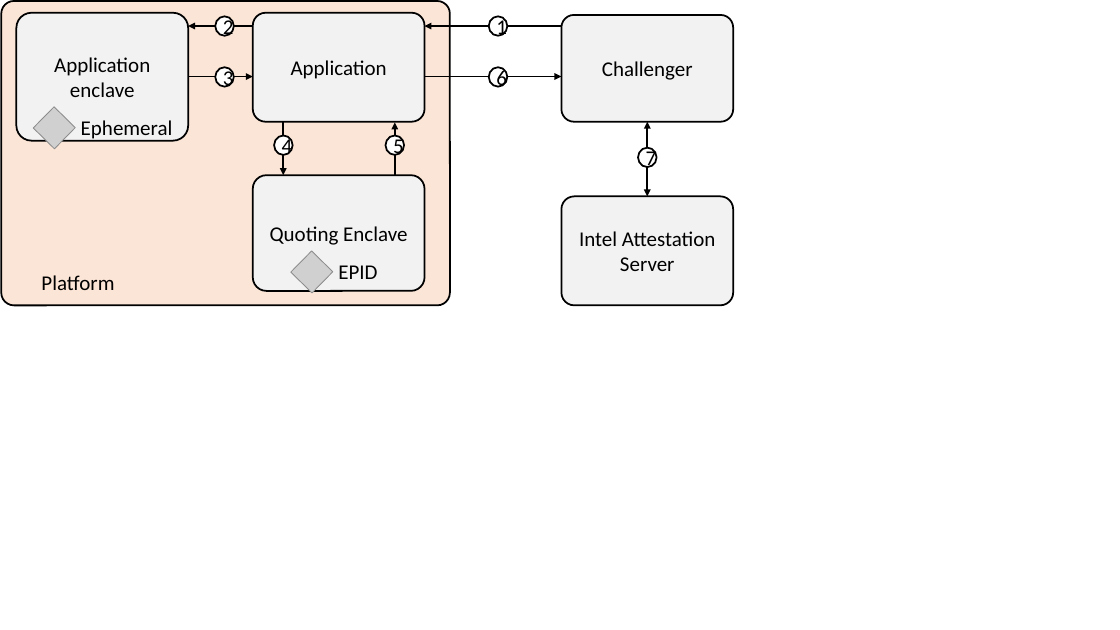
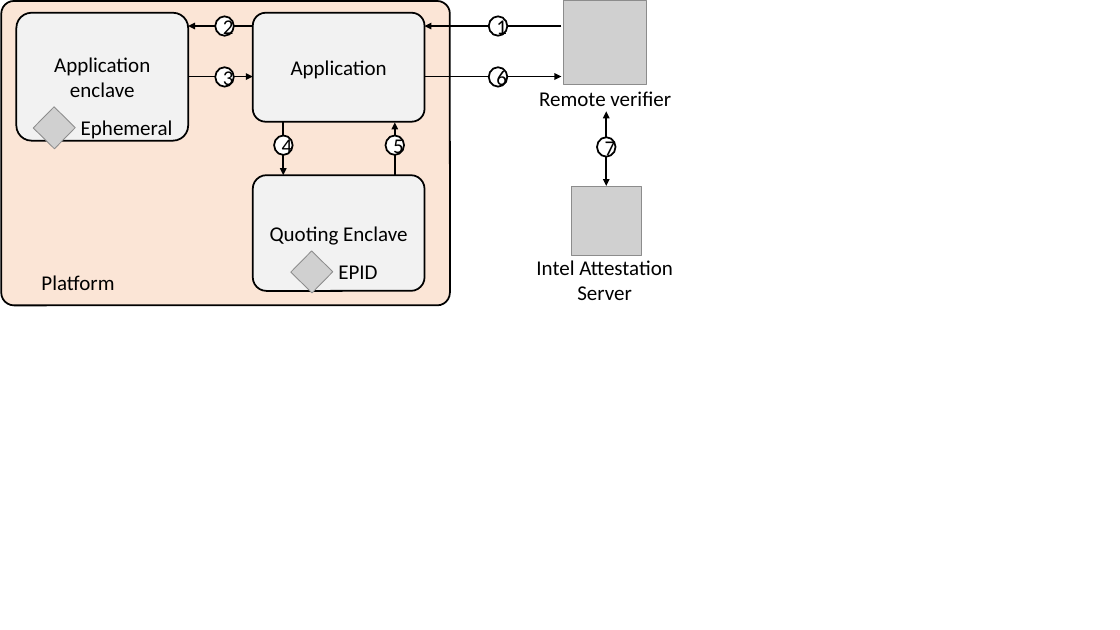
Before and after one commit to aritradhar/PhD-Thesis, a slide deck: slide 1 of chapters/background/figures/remote_attestation.pptx. Drawn at 1120x630 pixels with LibreOffice and Linux fonts; fonts in the diff are those of the drawing; grey boxes stand for pictures. Boxes give left, top, right and bottom in pixels: in the first picture for what was removed or moved away, otherwise in the second. Text is boxed around its words. In the diff, an @@ line names an element or a change of style, - is before the commit and + after.

```diff
--- a/chapters/background/figures/remote_attestation.pptx
+++ b/chapters/background/figures/remote_attestation.pptx
@@ rounded rectangle removed at <box>561,15,734,122</box> @@
-Challenger
@@ picture added at <box>563,1,647,85</box> @@
@@ text added at <box>539,91,671,106</box>, 18 pt, text #000000 @@
+Remote verifier
@@ double arrow moved from (648, 197) - (648, 122) to (607, 186) - (607, 112) @@
@@ ellipse "7": place and size @@
-ellipse "7" at <box>639,148,657,167</box>
+ellipse "7" at <box>597,137,616,156</box>
@@ picture added at <box>571,187,641,256</box> @@
@@ text "Intel Attestation Server": place and size @@
-text "Intel Attestation Server" at <box>561,197,734,306</box>
+text "Intel Attestation Server" at <box>536,260,673,300</box>
@@ text "Intel Attestation Server" at <box>536,260,673,300</box>: vertical alignment middle to top; fill #F2F2F2 to none; outline #000000 1.5 pt to none @@
```
Also in this commit, not shown: 10 other files.
